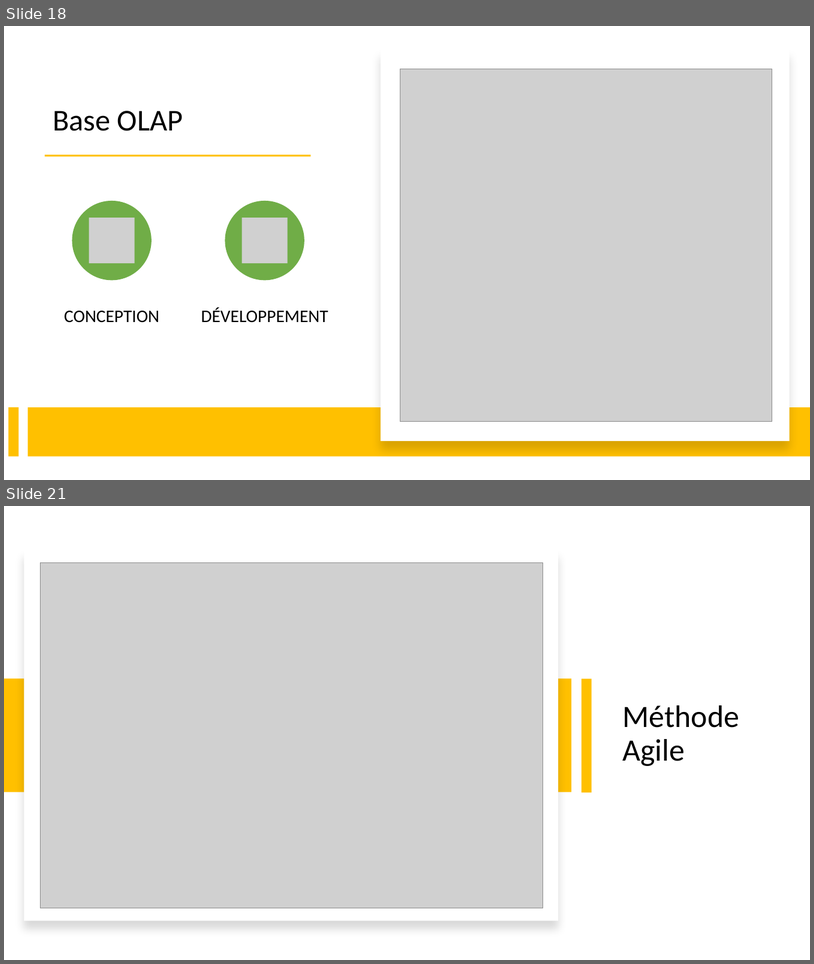
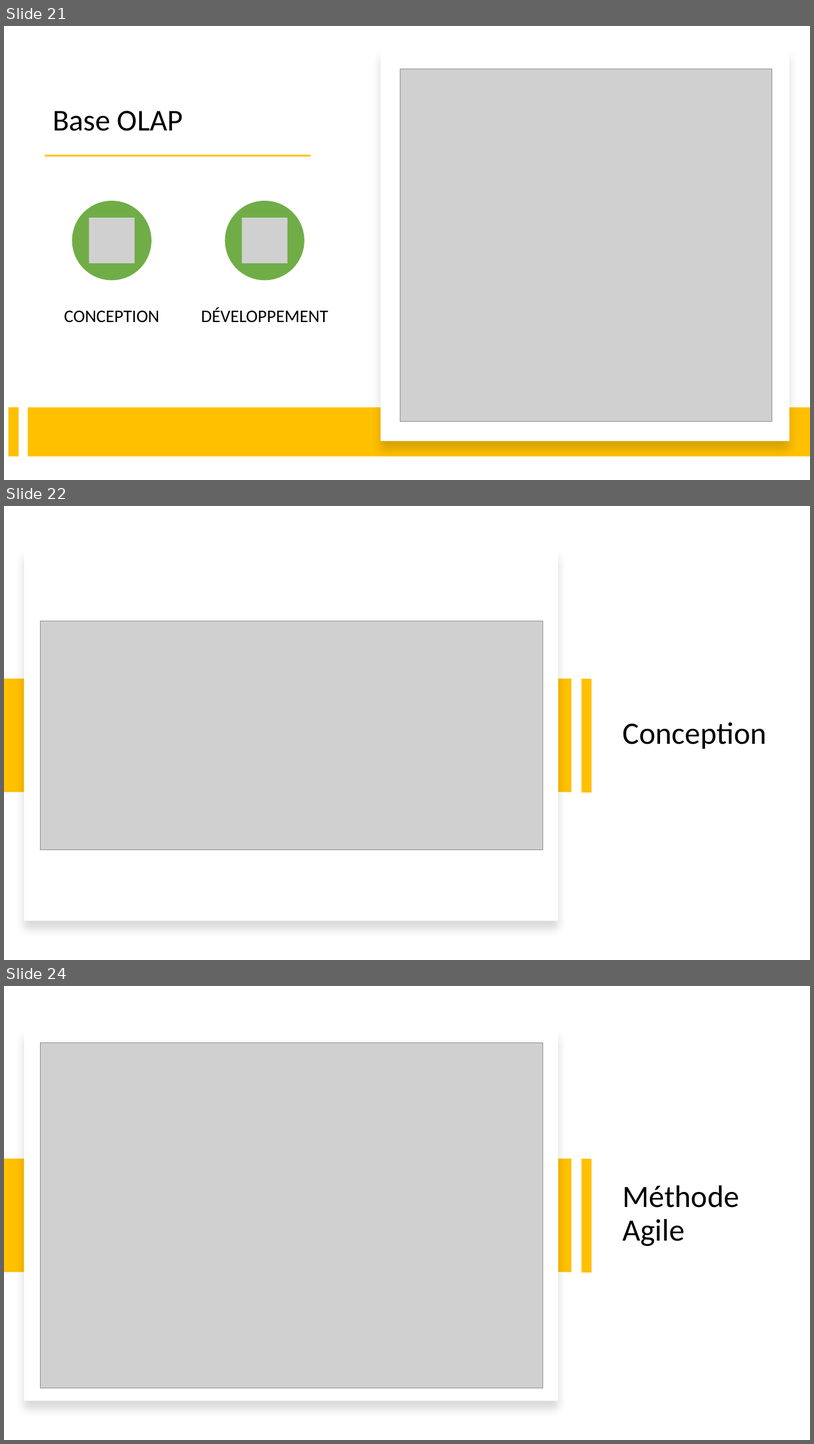
Before and after one commit to neopolitan2012/PT-LPBDD, a slide deck: Soutenance_PT.pptx. Shown one above the other, each under a label of ours: slides 18 and 21 before the commit, slides 21, 22 and 24 after it; the slides between them are not shown. The pictures are 814x964 and 814x1444 pixels, drawn with LibreOffice and Linux fonts; fonts in the diff are those of the drawing; grey boxes stand for pictures. Boxes give left, top, right and bottom in pixels: in the first picture for what was removed or moved away, otherwise in the second. Text is boxed around its words. In the diff, an @@ line names an element or a change of style, - is before the commit and + after.

```diff
--- a/Soutenance_PT.pptx
+++ b/Soutenance_PT.pptx
@@ slide 22 added at (4, 506, 810, 960), background #FFFFFF @@
@@ rectangle added at (24, 550, 559, 921), fill #FFFFFF @@
@@ picture added at (40, 621, 543, 850) @@
@@ rectangle added at (5, 679, 572, 792), fill #FFC000 @@
@@ rectangle added at (581, 679, 592, 792), fill #FFC000 @@
@@ title added at (623, 722, 767, 749), 37 pt, text #000000 @@
+Conception
@@ what was slide 18 is now slide 21 @@
@@ what was slide 21 is now slide 24 @@
```
Also in this commit, not shown: 1 slide changed, 4 other slides added, 2 slides removed.
